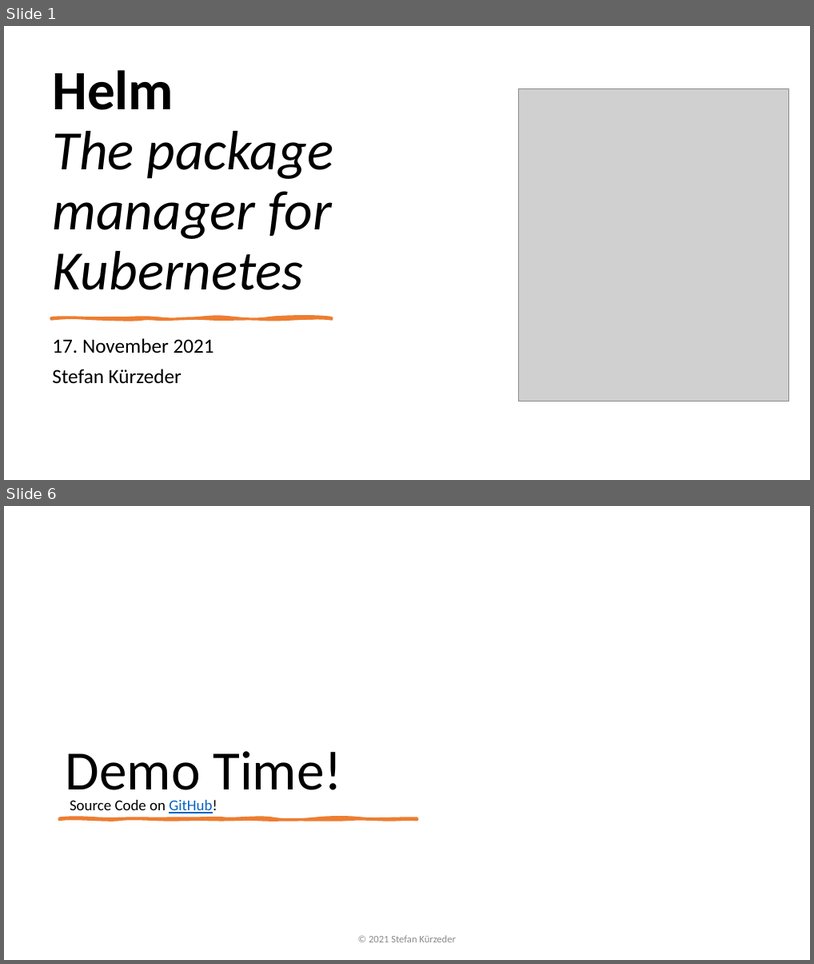
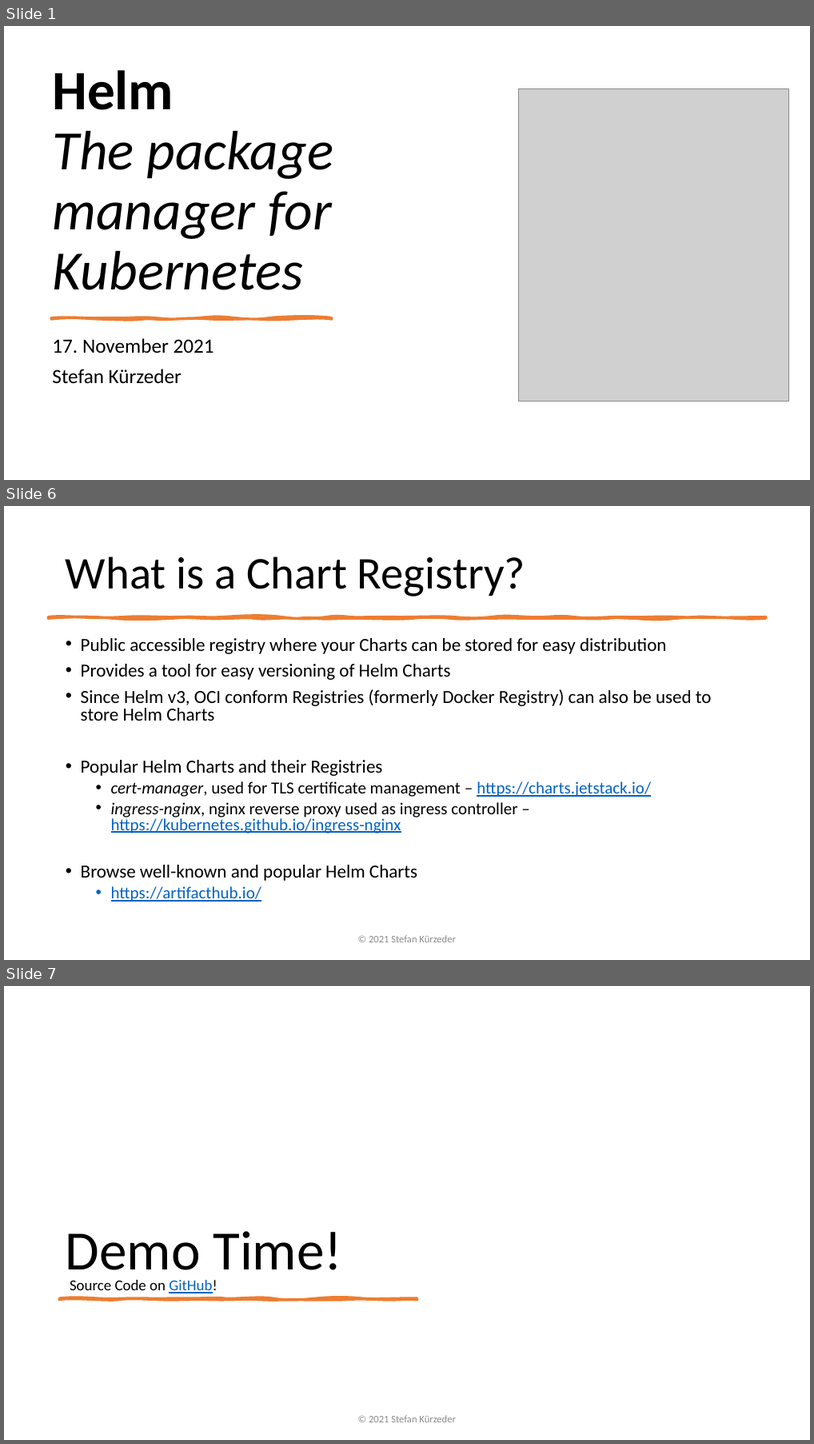
Before and after one commit to StiviiK/helm-handson, a slide deck: docs/Presentation-Helm.pptx. Shown one above the other, each under a label of ours: slides 1 and 6 before the commit, slides 1, 6 and 7 after it; the slides between them are not shown. The pictures are 814x964 and 814x1444 pixels, drawn with LibreOffice and Linux fonts; fonts in the diff are those of the drawing; grey boxes stand for pictures. Boxes give left, top, right and bottom in pixels: in the first picture for what was removed or moved away, otherwise in the second. Text is boxed around its words. In the diff, an @@ line names an element or a change of style, - is before the commit and + after.

```diff
--- a/docs/Presentation-Helm.pptx
+++ b/docs/Presentation-Helm.pptx
@@ slide 6 added at <box>4,506,810,960</box>, background #FFFFFF @@
@@ title added at <box>66,556,526,596</box>, 54 pt, text #000000 @@
+What is a Chart Registry?
@@ freeform shape added at <box>48,616,766,618</box>, fill #ED7D31, outline #ED7D31 3.25 pt @@
@@ text added at <box>81,638,712,901</box>, 22 pt, text #000000 @@
+• Public accessible registry where your Charts can be stored for easy distribution
+• Provides a tool for easy versioning of Helm Charts
+• Since Helm v3, OCI conform Registries (formerly Docker Registry) can also be used to store Helm Charts
+• Popular Helm Charts and their Registries
+  • cert-manager, used for TLS certificate management – https://charts.jetstack.io/
+  • ingress-nginx, nginx reverse proxy used as ingress controller – https://kubernetes.github.io/ingress-nginx
+• Browse well-known and popular Helm Charts
+  • https://artifacthub.io/
@@ text added at <box>369,935,456,942</box>, 12 pt, text #8C8C8C @@
+© 2021 Stefan Kürzeder
@@ what was slide 6 is now slide 7 @@
```
Also in this commit, not shown: 4 slides changed.
